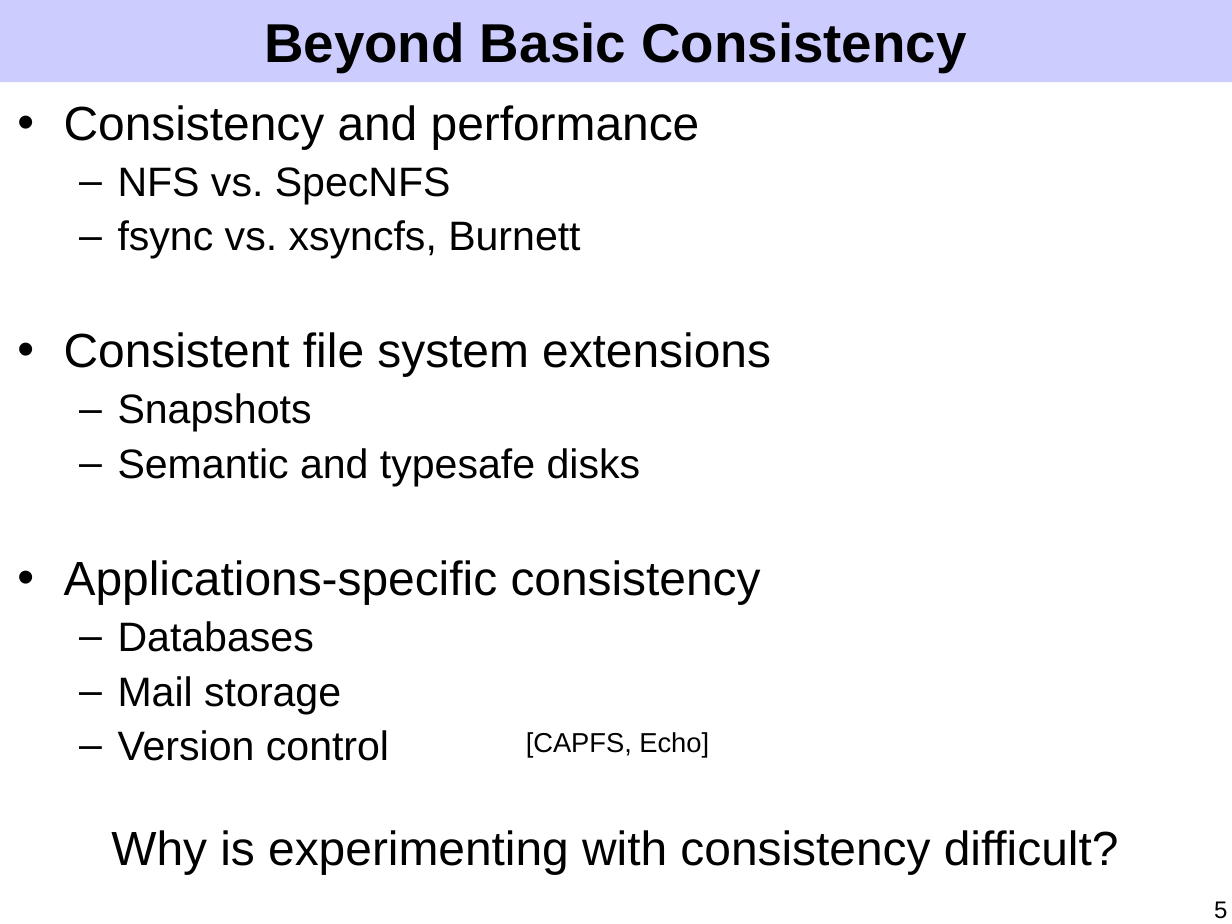
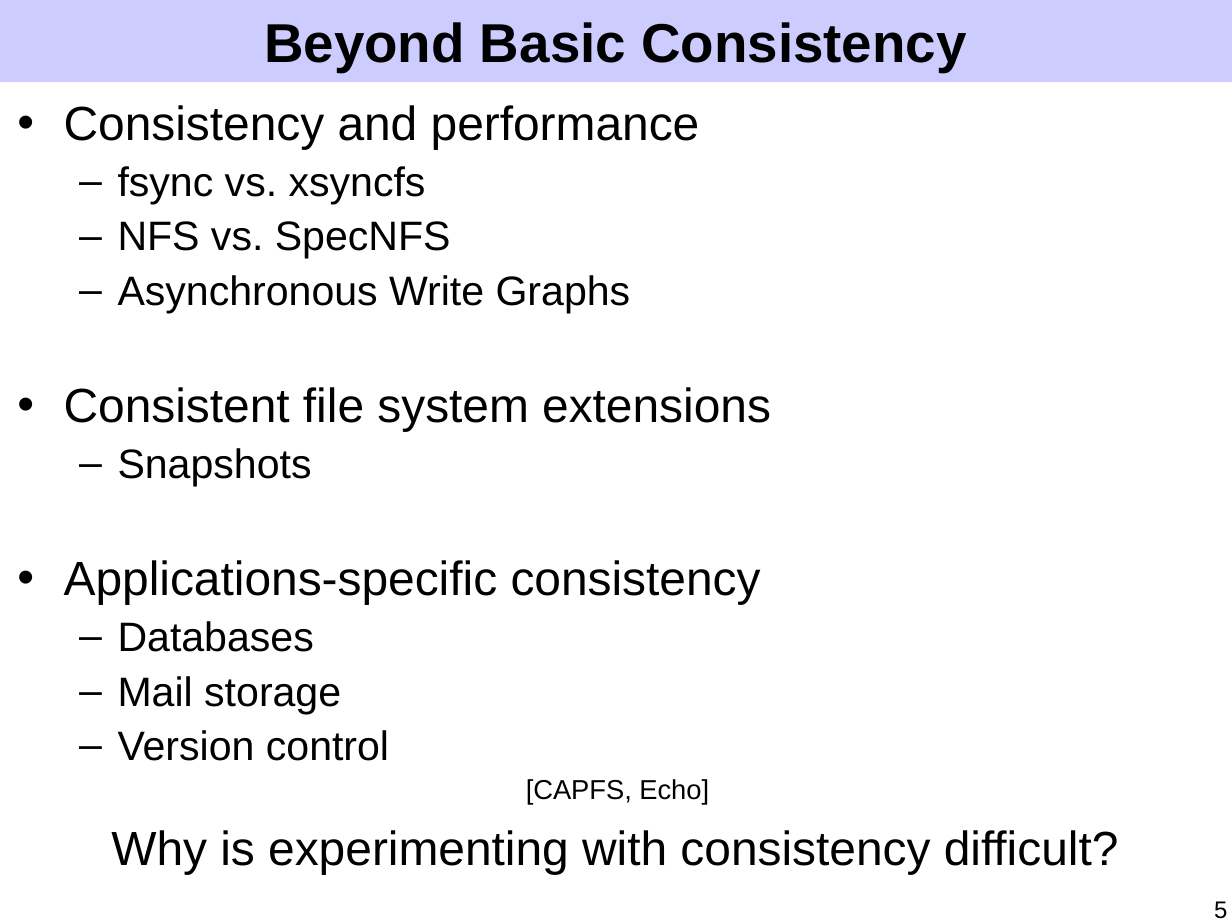
Before and after one commit to ucla-readable/fstitch-doc, a slide deck: slide 5 of sosp/pres.ppt. Drawn at 1232x924 pixels with LibreOffice and Linux fonts; fonts in the diff are those of the drawing. Boxes give left, top, right and bottom in pixels: in the first picture for what was removed or moved away, otherwise in the second. Text is boxed around its words. In the diff, an @@ line names an element or a change of style, - is before the commit and + after.

```diff
--- a/sosp/pres.ppt
+++ b/sosp/pres.ppt
@@ text at (x1=118, y1=166, x2=426, y2=204): paragraph added @@
+  – fsync vs. xsyncfs
@@ text at (x1=118, y1=275, x2=631, y2=313): text changed @@
-  – fsync vs. xsyncfs, Burnett
+  – Asynchronous Write Graphs
@@ text at (x1=118, y1=448, x2=641, y2=486): paragraph removed @@
-  – Semantic and typesafe disks
@@ text "[CAPFS, Echo]" moved from (x1=526, y1=732, x2=709, y2=758) to (x1=526, y1=779, x2=709, y2=805) @@
```
Also in this commit, not shown: 5 other slides changed.
